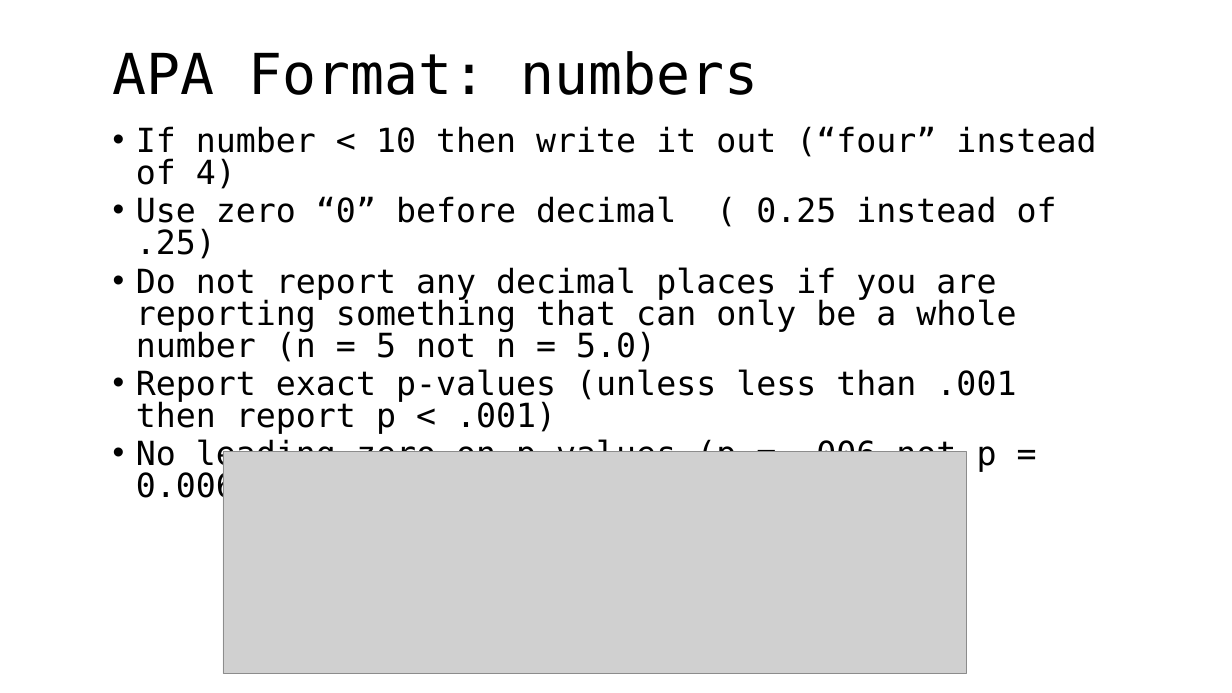
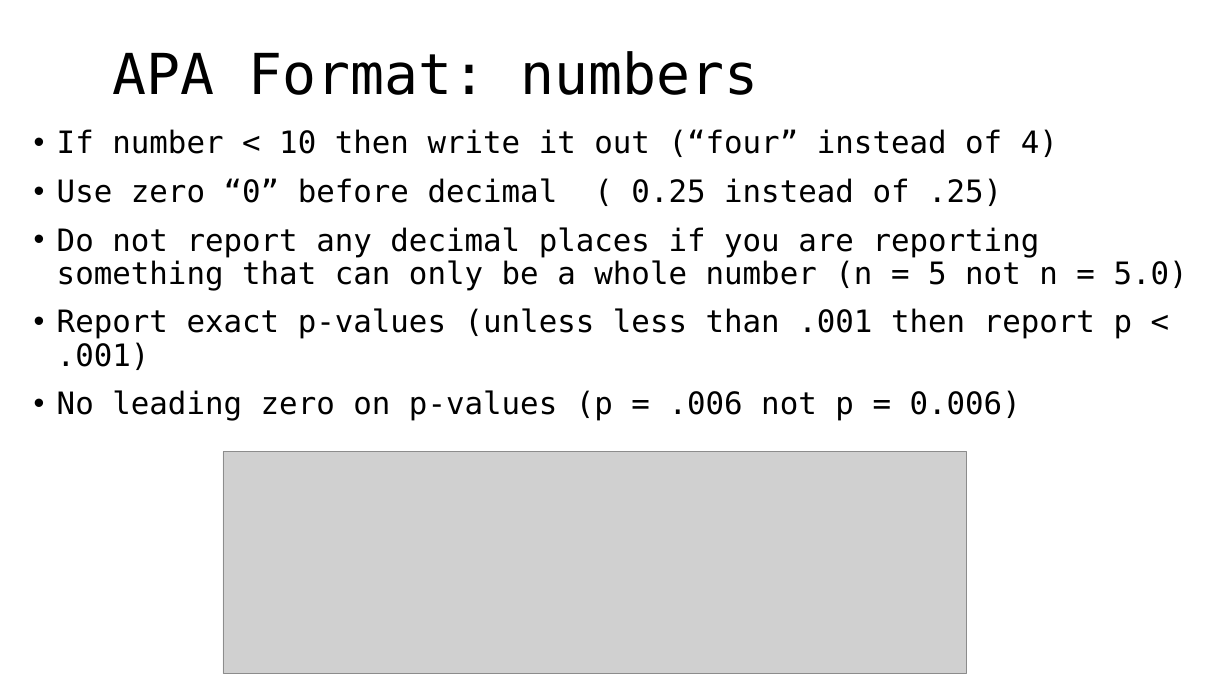
Before and after one commit to CEHS-research/PSY-6600_public, a slide deck: slide 3 of slides/ch0_apa_6th.pptx. Drawn at 1232x693 pixels with LibreOffice and Linux fonts; fonts in the diff are those of the drawing; grey boxes stand for pictures. Boxes give left, top, right and bottom in pixels: in the first picture for what was removed or moved away, otherwise in the second. Text is boxed around its words. In the diff, an @@ line names an element or a change of style, - is before the commit and + after.

```diff
--- a/slides/ch0_apa_6th.pptx
+++ b/slides/ch0_apa_6th.pptx
@@ text "If number < 10 then ...": place and size @@
-text "If number < 10 then ..." at <box>136,126,1096,473</box>
+text "If number < 10 then ..." at <box>57,129,1188,421</box>
@@ text "If number < 10 then ..." at <box>57,129,1188,421</box>: size 25.9 to 24 pt; line spacing 0.8 to 0.9; more space between paragraphs @@
```
Also in this commit, not shown: 2 other slides changed, 1 other file.
